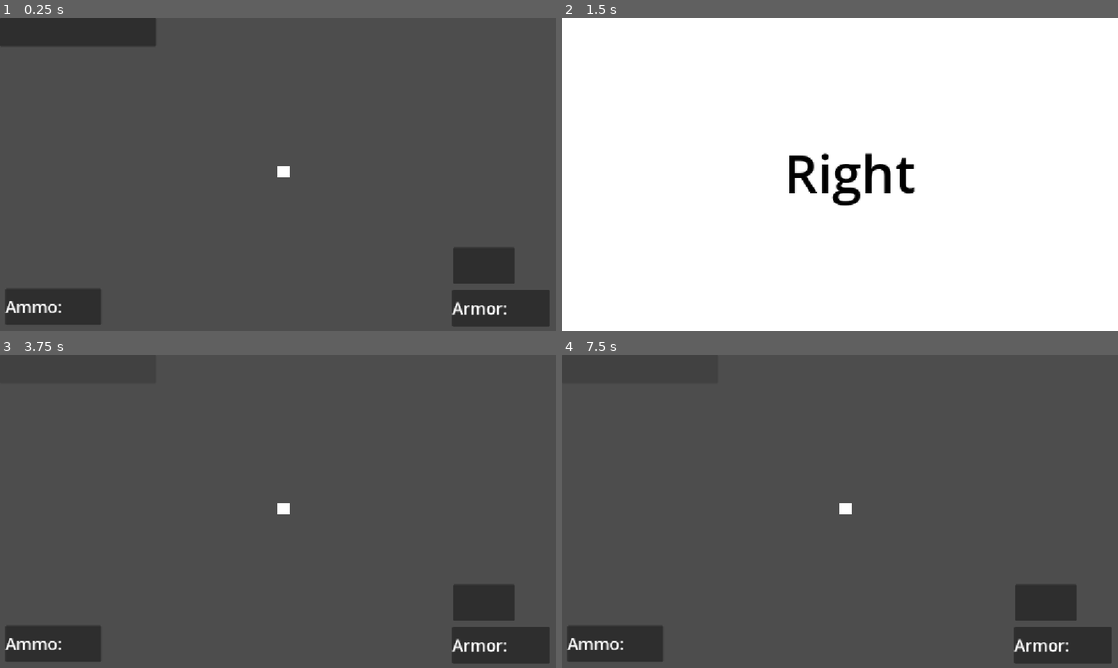
Above: before the commit, frames 1-4 (two rows, left to right).
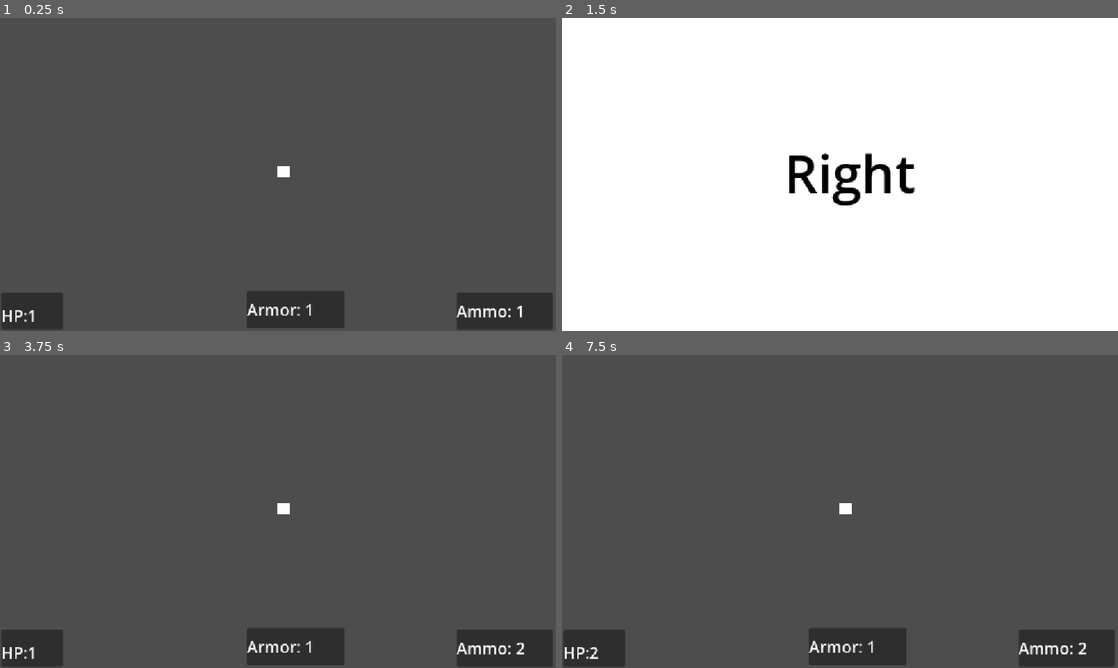
Above: after the commit, the same moments.

Repository: The4erepaha/Forgotten-cells
Game: Godot game, scene res://scenes/main.tscn
Two runs of this game, one before a commit and one after it. Both use one fixed random seed, a clock stepped at 60 frames per second and the inputs below.
Inputs (mouse positions are in pixels of both pictures, inside the frame that each line leads up to):
- Up to frame 1 (0.25 s): no input
- Up to frame 2 (1.5 s): click (639, 33) at 0.52 s; tap Enter at 1.25 s; hold D (right) from 1.28 s (still down)
- Up to frame 3 (3.75 s): tap Space at 2, 3.5 s; release D (right) at 2.03 s; hold S (down) 2.03-2.78 s; tap Enter at 2.75 s; hold D (right) 2.78-3.53 s; hold W (open_up) from 3.53 s (still down)
- Up to frame 4 (7.5 s): tap Enter at 4.25 s; release W (open_up) at 4.28 s; hold A (left) 4.28-5.78 s; tap Space at 5 s; hold S (down) 5.78-6.53 s; hold D (right) 6.53-7.28 s; hold W (open_up) from 7.28 s (still down)

The runs differ from the first frame. In frame 1, 7.7% of the frame differs, in the area x 0-100%, y 0-100%; in frame 2, nothing differs; in frame 3, 5.2%; in frame 4, 5.2%.

Commit message:
Add bonus resources system, update HUD system

Diff:
--- a/scenes/hud.tscn
+++ b/scenes/hud.tscn
@@ -3,31 +3,31 @@
 [ext_resource type="Script" uid="uid://k4d4usgwvo5l" path="res://scripts/hud.gd" id="1_ahhtf"]
 
 [sub_resource type="LabelSettings" id="LabelSettings_wofu5"]
-font_size = 34
+font_size = 33
 
 [node name="HUD" type="Node2D" unique_id=1391800513]
 script = ExtResource("1_ahhtf")
 
 [node name="HP_bar" type="Panel" parent="." unique_id=1867865153]
-offset_left = 939.0
-offset_top = 475.0
-offset_right = 1066.0
-offset_bottom = 551.0
+offset_left = 3.0
+offset_top = 569.0
+offset_right = 130.0
+offset_bottom = 645.0
 
 [node name="HP_label" type="Label" parent="HP_bar" unique_id=76254418]
 layout_mode = 0
-offset_right = 211.0
-offset_bottom = 97.0
-text = "
+offset_right = 127.0
+offset_bottom = 95.0
+text = "HP:
 "
 label_settings = SubResource("LabelSettings_wofu5")
 vertical_alignment = 1
 
 [node name="Ammo_bar" type="Panel" parent="." unique_id=887934472]
-offset_left = 11.0
-offset_top = 560.0
-offset_right = 210.0
-offset_bottom = 636.0
+offset_left = 946.0
+offset_top = 569.0
+offset_right = 1145.0
+offset_bottom = 645.0
 
 [node name="Ammo_label" type="Label" parent="Ammo_bar" unique_id=70495571]
 layout_mode = 0
@@ -38,10 +38,10 @@
 vertical_alignment = 1
 
 [node name="Armor_bar" type="Panel" parent="." unique_id=1722541668]
-offset_left = 937.0
-offset_top = 563.0
-offset_right = 1139.0
-offset_bottom = 639.0
+offset_left = 512.0
+offset_top = 566.0
+offset_right = 714.0
+offset_bottom = 642.0
 
 [node name="Armor_label" type="Label" parent="Armor_bar" unique_id=1379980463]
 layout_mode = 0
--- a/scenes/player.tscn
+++ b/scenes/player.tscn
@@ -6,14 +6,11 @@
 
 [node name="Player" type="Node2D" unique_id=1312970847]
 script = ExtResource("1_3vyb7")
+hp = 1
+ammo = 1
+armor = 1
 
 [node name="Sprite2D" type="Sprite2D" parent="." unique_id=1938232944]
 position = Vector2(588, 317)
 scale = Vector2(26.250013, 22.75)
 texture = SubResource("CanvasTexture_ygiu2")
-
-[node name="Button" type="Button" parent="." unique_id=751256137]
-offset_right = 324.0
-offset_bottom = 59.0
-
-[connection signal="pressed" from="Button" to="." method="_on_button_pressed"]
--- a/scripts/main.gd
+++ b/scripts/main.gd
@@ -7,16 +7,20 @@
 
 func _ready() -> void:
 	player.player_state.connect(_on_state_player)
+	player.changed_resources.connect(_update_resources)
 	$lee_left.visible = false
 	$lee_right.visible = false
 	$lee_down.visible = false
-
+	$HUD/HP_bar/HP_label.text = "HP:" + str(player.hp)
+	$HUD/Ammo_bar/Ammo_label.text = "Ammo: " +str(player.ammo)
+	$HUD/Armor_bar/Armor_label.text = "Armor: " + str(player.armor)
 
 
 func _physics_process(_delta: float) -> void:
 	pass
 
 
+# функция для состояния игрока и припятствий
 func _on_state_player(state):
 	if state == 0:
 		$lee_left.visible = false
@@ -34,3 +38,8 @@
 		$lee_left.visible = false
 		$lee_right.visible = false
 		$lee_down.visible = true
+
+func _update_resources():
+	$HUD/HP_bar/HP_label.text = "HP:" + str(player.hp)
+	$HUD/Ammo_bar/Ammo_label.text = "Ammo: " + str(player.ammo)
+	$HUD/Armor_bar/Armor_label.text = "Armor: " + str(player.armor)
--- a/scripts/player.gd
+++ b/scripts/player.gd
@@ -5,9 +5,9 @@
 
 #сигнал для ресурсов (hp,ammo,armor)
 
-var hp = 3     #hp игрока
-var ammo = 3        # амуниция игрока
-var armor = 3       # броня игрока
+@export var hp = 3     #hp игрока
+@export var ammo = 3        # амуниция игрока
+@export var armor = 3       # броня игрока
 
 signal player_state(state)
 
@@ -17,6 +17,7 @@
 	RIGHT,
 	DOWN
 }
+signal changed_resources()
 
 var state = State.NORMAL
 
@@ -34,31 +35,42 @@
 	if Input.is_action_just_pressed("left"):
 		if state == State.NORMAL:
 			state = State.LEFT
+			hp_bonus()
 			emit_signal("player_state",state)
+			emit_signal("changed_resources")
 	if Input.is_action_just_pressed("right"):
 		if state == State.NORMAL:
 			state = State.RIGHT
+			ammo_bonus()
 			emit_signal("player_state", state)
+			emit_signal("changed_resources")
 	if Input.is_action_just_pressed("down"):    # клавиша S
 		if state == State.NORMAL:
 			state = State.DOWN
+			armor_bonus()
 			emit_signal("player_state", state)
+			emit_signal("changed_resources")
 
 
-func take_damage():
-	hp -= 1
-	if hp < 0:
-		hp = 0
+#функция отвечающая за бонус для Hp [+1 hp]
+func hp_bonus():
+	hp += 1
+	print("Add 1 hp")
+	if hp >=3:
+		hp = 3
+		print("Hp is full")
 
-	#emit_signal("hp_changed")
+# функция отвечающая за бонус для патронов
+func ammo_bonus():
+	ammo += 1
+	print("Add 1 ammo")
+	if ammo >= 3:
+		ammo = 3
+		print("Magazine is full")
 
-	if hp == 0:
-		die()
-
-
-func die():
-	print("game over")
-
-
-func _on_button_pressed() -> void:
-	take_damage()
+func armor_bonus():
+	armor += 1
+	print("Add 1 armor")
+	if armor >=3:
+		armor = 3
+		print("Armor is full")
